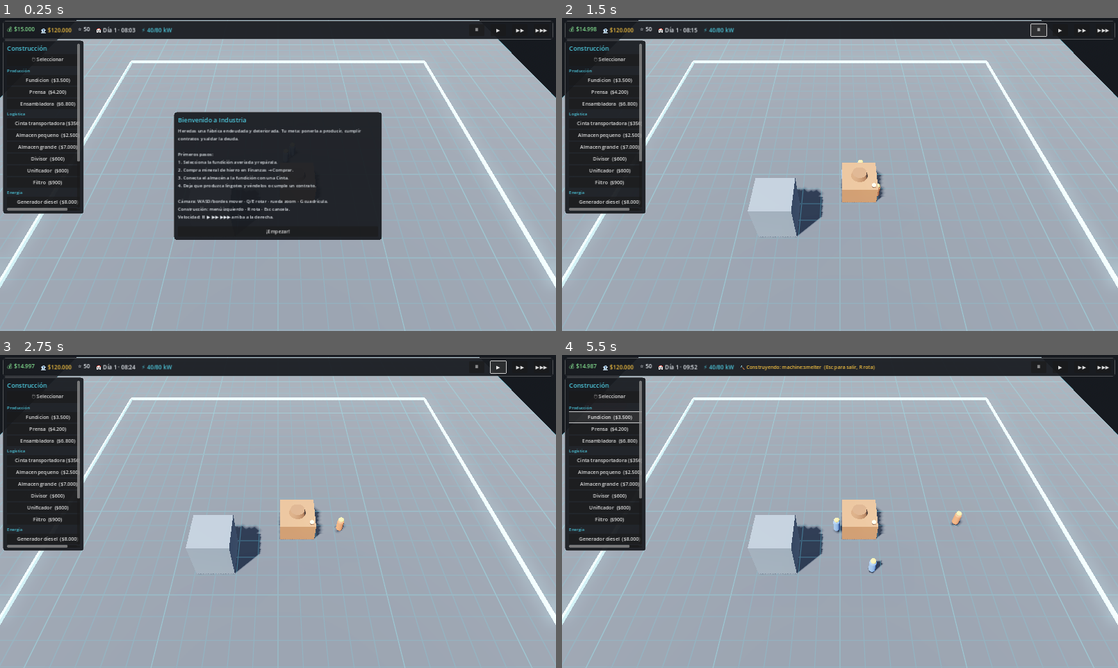
Above: before the commit, frames 1-4 (two rows, left to right).
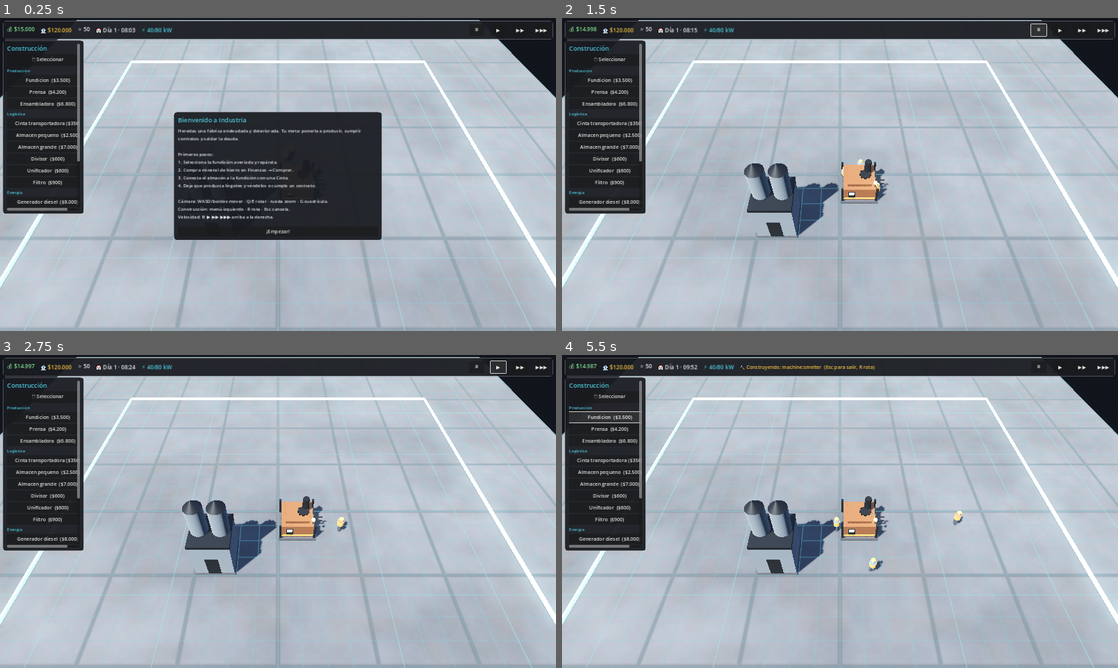
Above: after the commit, the same moments.

Repository: luckyvalentinaguirre-bot/Industria
Game: Godot game, scene res://scenes/main/main.tscn
Two runs of this game, one before a commit and one after it. Both use one fixed random seed, a clock stepped at 60 frames per second and the inputs below.
Inputs:
- Up to frame 1 (0.25 s): no input
- Up to frame 2 (1.5 s): click "¡Empezar!" at 0.5 s; click "⏸" at 1.25 s
- Up to frame 3 (2.75 s): click "▶" at 2 s
- Up to frame 4 (5.5 s): click "▶▶" at 2.75 s; click "▶▶▶" at 3.5 s; click "🖱 Seleccionar" at 4.25 s; click "Fundicion ($3.500)" at 5 s

The runs differ from the first frame. In frame 1, 27% of the frame differs, in the area x 0-100%, y 7-99%; in frame 2, 33%; in frame 3, 33%; in frame 4, 33%.

Commit message:
Mejora visual: modelos compuestos, materiales PBR, shaders y efectos
Pase de gráficos sobre los placeholders generados por código (spec §4, §25).

- Máquinas: modelo compuesto (chasis, carcasa metálica PBR, tuberías, válvula,
  panel con pantalla emisiva, franja de peligro, baliza) con detalle por tipo
  (chimenea+vapor en fundición, engranaje/pistón en manufactura, ventiladores
  en energía) y efectos de chispas/vapor en marcha.
- Edificios: siluetas distintas por categoría (almacén con silos, generador con
  chimeneas y ventiladores, taller con tejado, nodos de logística luminosos).
- Cintas: estructura con rieles y patas, y banda con textura desplazándose (shader).
- Trabajadores: cuerpo con piernas, chaleco de alta visibilidad y casco.
- Terreno: hormigón procedural por shader (manchas, juntas de losa, óxido).
- Entorno: sombras suaves, SSAO+SSIL, glow y ajuste de color.

Verificado: import limpio, escena principal sin errores y smoke test 26/26 PASS.

Co-Authored-By: Claude Opus 4.8 <noreply@anthropic.com>
Claude-Session: https://claude.ai/code/session_01ETPkQhicRLbwGdXtkPoigV

Diff:
--- a/scripts/buildings/building.gd
+++ b/scripts/buildings/building.gd
@@ -110,29 +110,20 @@
 	var color := _category_color()
 	var height := _category_height()
 
-	var body := MeshInstance3D.new()
-	var bm := BoxMesh.new()
-	bm.size = Vector3(w * 0.92, height, d * 0.92)
-	body.mesh = bm
-	body.position = Vector3(0, height * 0.5, 0)
-	var mat := StandardMaterial3D.new()
-	mat.albedo_color = color
-	mat.roughness = 0.75
-	mat.metallic = 0.25
-	body.material_override = mat
-	add_child(body)
-
-	# Detalle según tipo.
-	if category == "energy":
-		var stack := MeshInstance3D.new()
-		var cm := CylinderMesh.new()
-		cm.top_radius = 0.35
-		cm.bottom_radius = 0.45
-		cm.height = 2.5
-		stack.mesh = cm
-		stack.position = Vector3(w * 0.28, height + 1.25, d * 0.28)
-		stack.material_override = mat
-		add_child(stack)
+	var mat := _mat(color, 0.7, 0.3)
+	var mat_dark := _mat(Color(0.14, 0.15, 0.17), 0.5, 0.8)
+	var mat_concrete := _mat(Color(0.24, 0.24, 0.26), 0.95, 0.0)
+
+	# Losa base común.
+	_box(Vector3(w * 0.98, 0.25, d * 0.98), Vector3(0, 0.12, 0), mat_concrete)
+
+	match category:
+		"storage": _build_storage(w, d, height, mat, mat_dark)
+		"energy": _build_energy(w, d, height, mat, mat_dark)
+		"maintenance": _build_workshop(w, d, height, mat, mat_dark)
+		"logistics": _build_relay(w, d, mat, mat_dark)
+		_:
+			_box(Vector3(w * 0.9, height, d * 0.9), Vector3(0, height * 0.5, 0), mat)
 
 	# Colisión para selección (capa 2).
 	var pick := StaticBody3D.new()
@@ -148,6 +139,85 @@
 	pick.set_meta("building", self)
 	add_child(pick)
 
+# --- Siluetas por categoría -------------------------------------------------
+func _build_storage(w: float, d: float, height: float, mat: Material, mat_dark: Material) -> void:
+	# Nave con silos cilíndricos encima.
+	_box(Vector3(w * 0.92, height, d * 0.92), Vector3(0, height * 0.5, 0), mat)
+	# Franja superior oscura.
+	_box(Vector3(w * 0.94, 0.3, d * 0.94), Vector3(0, height, 0), mat_dark)
+	var r: float = min(w, d) * 0.2
+	for sx in [-1, 1]:
+		var silo := _cyl(r, r, height * 0.7, Vector3(sx * w * 0.24, height + height * 0.35, 0), mat)
+		# Tapa cónica.
+		_cyl(0.02, r, height * 0.18, Vector3(sx * w * 0.24, height + height * 0.7 + height * 0.09, 0), mat_dark)
+	# Puerta.
+	_box(Vector3(w * 0.3, height * 0.6, 0.1), Vector3(0, height * 0.3, d * 0.46 + 0.02), mat_dark)
+
+func _build_energy(w: float, d: float, height: float, mat: Material, mat_dark: Material) -> void:
+	_box(Vector3(w * 0.9, height, d * 0.9), Vector3(0, height * 0.5, 0), mat)
+	# Dos chimeneas de escape.
+	for sx in [-1, 1]:
+		_cyl(0.28, 0.36, height * 0.9, Vector3(sx * w * 0.28, height + height * 0.4, -d * 0.28), mat_dark)
+	# Ventiladores de refrigeración al frente.
+	for sx in [-1, 1]:
+		var ring := _cyl(0.5, 0.5, 0.12, Vector3(sx * w * 0.22, height * 0.55, d * 0.46), mat_dark)
+		ring.rotation_degrees = Vector3(90, 0, 0)
+	# Rejilla emisiva (indicador de energía).
+	var glow := _mat(Color(0.9, 0.8, 0.2), 0.4, 0.0)
+	glow.emission_enabled = true
+	glow.emission = Color(1.0, 0.85, 0.2)
+	glow.emission_energy_multiplier = 1.2
+	_box(Vector3(w * 0.5, 0.12, 0.06), Vector3(0, height * 0.2, d * 0.46 + 0.02), glow)
+
+func _build_workshop(w: float, d: float, height: float, mat: Material, mat_dark: Material) -> void:
+	_box(Vector3(w * 0.9, height, d * 0.9), Vector3(0, height * 0.5, 0), mat)
+	# Tejado a dos aguas (prisma girado).
+	var roof := _box(Vector3(w * 0.95, 0.5, d * 0.95), Vector3(0, height + 0.2, 0), mat_dark)
+	roof.rotation_degrees = Vector3(0, 0, 12)
+	# Puerta de garaje.
+	var doormat := _mat(Color(0.3, 0.32, 0.35), 0.6, 0.3)
+	_box(Vector3(w * 0.5, height * 0.7, 0.1), Vector3(0, height * 0.35, d * 0.46 + 0.02), doormat)
+
+func _build_relay(w: float, d: float, mat: Material, mat_dark: Material) -> void:
+	# Pequeño concentrador con "collar" luminoso indicando su función.
+	_box(Vector3(w * 0.7, 0.7, d * 0.7), Vector3(0, 0.5, 0), mat_dark)
+	var top := _mat(Color(0.35, 0.65, 0.8) if not is_filter else Color(0.7, 0.45, 0.75), 0.4, 0.2)
+	top.emission_enabled = true
+	top.emission = top.albedo_color
+	top.emission_energy_multiplier = 1.0
+	_box(Vector3(w * 0.85, 0.18, d * 0.85), Vector3(0, 0.95, 0), top)
+	_cyl(0.18, 0.18, 0.5, Vector3(0, 1.2, 0), mat_dark)
+
+# --- Helpers de malla -------------------------------------------------------
+func _mat(color: Color, rough: float, metal: float) -> StandardMaterial3D:
+	var m := StandardMaterial3D.new()
+	m.albedo_color = color
+	m.roughness = rough
+	m.metallic = metal
+	return m
+
+func _box(size: Vector3, pos: Vector3, mat: Material) -> MeshInstance3D:
+	var mi := MeshInstance3D.new()
+	var bm := BoxMesh.new()
+	bm.size = size
+	mi.mesh = bm
+	mi.position = pos
+	mi.material_override = mat
+	add_child(mi)
+	return mi
+
+func _cyl(top_r: float, bot_r: float, h: float, pos: Vector3, mat: Material) -> MeshInstance3D:
+	var mi := MeshInstance3D.new()
+	var cm := CylinderMesh.new()
+	cm.top_radius = top_r
+	cm.bottom_radius = bot_r
+	cm.height = h
+	mi.mesh = cm
+	mi.position = pos
+	mi.material_override = mat
+	add_child(mi)
+	return mi
+
 func _category_color() -> Color:
 	match category:
 		"energy": return Color(0.8, 0.7, 0.2)
--- a/scripts/logistics/conveyor.gd
+++ b/scripts/logistics/conveyor.gd
@@ -91,20 +91,74 @@
 	global_position = mid
 	var dir := (_to - _from)
 	dir.y = 0
+
+	# Estructura metálica de la cinta.
+	var frame_mat := StandardMaterial3D.new()
+	frame_mat.albedo_color = Color(0.22, 0.23, 0.25)
+	frame_mat.roughness = 0.5
+	frame_mat.metallic = 0.85
+	var frame := MeshInstance3D.new()
+	var fbm := BoxMesh.new()
+	fbm.size = Vector3(0.8, 0.16, _length)
+	frame.mesh = fbm
+	frame.material_override = frame_mat
+	add_child(frame)
+
+	# Superficie de banda con textura desplazándose (shader).
 	var belt := MeshInstance3D.new()
 	var bm := BoxMesh.new()
-	bm.size = Vector3(0.7, 0.18, _length)
+	bm.size = Vector3(0.66, 0.06, _length)
 	belt.mesh = bm
-	var mat := StandardMaterial3D.new()
-	mat.albedo_color = Color(0.16, 0.16, 0.18)
-	mat.roughness = 0.7
-	mat.metallic = 0.3
-	belt.material_override = mat
-	belt.position = Vector3.ZERO
+	belt.position = Vector3(0, 0.11, 0)
+	belt.material_override = _make_belt_material()
 	add_child(belt)
+
+	# Rieles laterales.
+	for sx in [-1, 1]:
+		var rail := MeshInstance3D.new()
+		var rbm := BoxMesh.new()
+		rbm.size = Vector3(0.07, 0.16, _length)
+		rail.mesh = rbm
+		rail.material_override = frame_mat
+		rail.position = Vector3(sx * 0.37, 0.14, 0)
+		add_child(rail)
+
+	# Patas de soporte a lo largo del trazado.
+	var legs := maxi(2, int(_length / 3.0))
+	for i in range(legs + 1):
+		var t := float(i) / float(legs)
+		var z := lerpf(-_length * 0.5, _length * 0.5, t)
+		var leg := MeshInstance3D.new()
+		var lbm := BoxMesh.new()
+		lbm.size = Vector3(0.12, BELT_HEIGHT, 0.12)
+		leg.mesh = lbm
+		leg.material_override = frame_mat
+		leg.position = Vector3(0, -BELT_HEIGHT * 0.5, z)
+		add_child(leg)
+
 	# Orienta la banda hacia el destino (su eje Z local queda alineado con el trazado).
 	if dir.length() > 0.01:
 		look_at(_to, Vector3.UP)
+
+func _make_belt_material() -> ShaderMaterial:
+	var shader := Shader.new()
+	shader.code = """
+shader_type spatial;
+render_mode cull_disabled;
+uniform float scroll_speed = 1.2;
+void fragment() {
+	float v = UV.y * 24.0 + TIME * scroll_speed;
+	float stripe = step(0.5, fract(v));
+	vec3 a = vec3(0.10, 0.10, 0.12);
+	vec3 b = vec3(0.17, 0.17, 0.20);
+	ALBEDO = mix(a, b, stripe);
+	ROUGHNESS = 0.8;
+	METALLIC = 0.1;
+}
+"""
+	var m := ShaderMaterial.new()
+	m.shader = shader
+	return m
 
 func _spawn_pkg(item_id: String) -> void:
 	var mesh := MeshInstance3D.new()
--- a/scripts/machines/machine.gd
+++ b/scripts/machines/machine.gd
@@ -250,85 +250,238 @@
 		output_buffer.from_dict(data["output"])
 	_update_visual_state()
 
-# --- Modelo 3D placeholder --------------------------------------------------
+# --- Modelo 3D --------------------------------------------------------------
+# Modelo compuesto generado por código (chasis, carcasa PBR, tuberías, panel,
+# detalle por tipo y efectos). Preparado para sustituirse por el asset final.
+var _sparks: GPUParticles3D
+
 func _build_visual() -> void:
 	var cell := GameState.CELL_SIZE
 	var w := grid_size.x * cell
 	var d := grid_size.y * cell
 	var color := _category_color()
 
-	# Base / carcasa.
-	var body := MeshInstance3D.new()
-	var body_mesh := BoxMesh.new()
-	body_mesh.size = Vector3(w * 0.9, 2.2, d * 0.9)
-	body.mesh = body_mesh
-	body.position = Vector3(0, 1.1, 0)
-	body.material_override = _pbr(color, 0.6, 0.35)
-	add_child(body)
-
-	# Detalle superior (rotor que gira al producir).
+	var mat_housing := _pbr(color, 0.42, 0.7)
+	var mat_dark := _pbr(Color(0.13, 0.14, 0.16), 0.5, 0.85)
+	var mat_concrete := _pbr(Color(0.24, 0.24, 0.26), 0.95, 0.0)
+
+	# Losa de cimentación.
+	_add_box(Vector3(w * 0.98, 0.3, d * 0.98), Vector3(0, 0.15, 0), mat_concrete)
+
+	# Postes del chasis en las 4 esquinas.
+	var hx := w * 0.44
+	var hz := d * 0.44
+	for sx in [-1, 1]:
+		for sz in [-1, 1]:
+			_add_box(Vector3(0.22, 2.1, 0.22), Vector3(sx * hx, 1.15, sz * hz), mat_dark)
+
+	# Carcasa principal (metálica) y remate biselado.
+	_add_box(Vector3(w * 0.82, 1.7, d * 0.82), Vector3(0, 1.15, 0), mat_housing)
+	_add_box(Vector3(w * 0.6, 0.35, d * 0.6), Vector3(0, 2.15, 0), mat_housing.duplicate())
+
+	# Franja de peligro (base frontal).
+	var mat_hazard := _pbr(Color(0.85, 0.7, 0.1), 0.5, 0.2)
+	mat_hazard.emission_enabled = true
+	mat_hazard.emission = Color(0.7, 0.55, 0.05)
+	mat_hazard.emission_energy_multiplier = 0.5
+	_add_box(Vector3(w * 0.82, 0.18, 0.06), Vector3(0, 0.55, d * 0.41 + 0.02), mat_hazard)
+
+	# Panel de control frontal con pantalla emisiva.
+	_add_box(Vector3(0.7, 0.9, 0.12), Vector3(-w * 0.2, 1.2, d * 0.41 + 0.03), mat_dark)
+	var mat_screen := _pbr(Color(0.15, 0.5, 0.65), 0.2, 0.0)
+	mat_screen.emission_enabled = true
+	mat_screen.emission = Color(0.2, 0.75, 0.95)
+	mat_screen.emission_energy_multiplier = 1.6
+	_add_box(Vector3(0.5, 0.4, 0.04), Vector3(-w * 0.2, 1.35, d * 0.41 + 0.1), mat_screen)
+
+	# Tuberías laterales.
+	for i in range(2):
+		_add_pipe(w * 0.5, Vector3(w * 0.41 + 0.02, 0.9 + i * 0.55, 0.0), Vector3(0, 0, 90), mat_dark)
+	_add_valve(Vector3(w * 0.41 + 0.15, 0.9, d * 0.25), color)
+
+	# Detalle superior según el tipo de máquina.
 	_rotor = Node3D.new()
-	_rotor.position = Vector3(0, 2.4, 0)
+	_rotor.position = Vector3(w * 0.15, 2.35, 0)
 	add_child(_rotor)
-	var top := MeshInstance3D.new()
-	var top_mesh := CylinderMesh.new()
-	top_mesh.top_radius = w * 0.18
-	top_mesh.bottom_radius = w * 0.22
-	top_mesh.height = 0.6
-	top.mesh = top_mesh
-	top.material_override = _pbr(color.darkened(0.2), 0.8, 0.2)
-	_rotor.add_child(top)
-
-	# Luz de estado.
+	match String(def.get("category", "")):
+		"processing":
+			# Chimenea con vent incandescente + humo.
+			_add_cylinder(0.32, 0.4, 1.6, Vector3(w * 0.22, 2.9, -d * 0.15), mat_dark)
+			var mat_glow := _pbr(Color(0.9, 0.35, 0.1), 0.4, 0.0)
+			mat_glow.emission_enabled = true
+			mat_glow.emission = Color(1.0, 0.4, 0.1)
+			mat_glow.emission_energy_multiplier = 2.5
+			_add_box(Vector3(w * 0.5, 0.12, d * 0.5), Vector3(0, 2.02, 0), mat_glow)
+			_add_gear(_rotor, 0.5, mat_dark)
+		"manufacturing":
+			# Engranaje/pistón que gira al producir.
+			_add_gear(_rotor, 0.55, mat_dark)
+			_add_cylinder(0.14, 0.14, 1.1, Vector3(-w * 0.28, 2.6, 0), mat_dark)
+		"power":
+			_add_fan(_rotor, 0.6, mat_dark)
+		_:
+			_add_gear(_rotor, 0.5, mat_dark)
+
+	# Baliza de estado sobre un pequeño mástil.
+	_add_cylinder(0.05, 0.05, 0.5, Vector3(hx * 0.85, 2.55, hz * 0.85), mat_dark)
 	_status_light = MeshInstance3D.new()
 	var lm := SphereMesh.new()
-	lm.radius = 0.22
-	lm.height = 0.44
+	lm.radius = 0.2
+	lm.height = 0.4
 	_status_light.mesh = lm
-	_status_light.position = Vector3(w * 0.35, 2.4, d * 0.35)
+	_status_light.position = Vector3(hx * 0.85, 2.9, hz * 0.85)
 	add_child(_status_light)
 
-	# Partículas de trabajo (vapor/humo tenue), apagadas por defecto.
-	_running_particles = _make_particles()
-	_running_particles.position = Vector3(-w * 0.3, 2.6, 0)
+	# Efectos: vapor y chispas (apagados salvo en marcha).
+	_running_particles = _make_steam()
+	_running_particles.position = Vector3(w * 0.22, 3.7, -d * 0.15) if String(def.get("category","")) == "processing" else Vector3(0, 2.5, 0)
 	add_child(_running_particles)
-
-	# Cuerpo de colisión para selección por ray (capa 2).
+	_sparks = _make_sparks(color)
+	_sparks.position = Vector3(0, 1.2, d * 0.42)
+	add_child(_sparks)
+
+	# Colisión para selección (capa 2).
 	var pick := StaticBody3D.new()
 	pick.collision_layer = 2
 	pick.collision_mask = 0
 	pick.input_ray_pickable = true
 	var cs := CollisionShape3D.new()
 	var box := BoxShape3D.new()
-	box.size = Vector3(w, 2.6, d)
+	box.size = Vector3(w, 2.8, d)
 	cs.shape = box
-	cs.position = Vector3(0, 1.3, 0)
+	cs.position = Vector3(0, 1.4, 0)
 	pick.add_child(cs)
 	pick.set_meta("machine", self)
 	add_child(pick)
 
 	_update_visual_state()
 
-func _make_particles() -> GPUParticles3D:
+# --- Helpers de construcción de malla ---------------------------------------
+func _add_box(size: Vector3, pos: Vector3, mat: Material) -> MeshInstance3D:
+	var mi := MeshInstance3D.new()
+	var bm := BoxMesh.new()
+	bm.size = size
+	mi.mesh = bm
+	mi.position = pos
+	mi.material_override = mat
+	add_child(mi)
+	return mi
+
+func _add_cylinder(top_r: float, bot_r: float, h: float, pos: Vector3, mat: Material) -> MeshInstance3D:
+	var mi := MeshInstance3D.new()
+	var cm := CylinderMesh.new()
+	cm.top_radius = top_r
+	cm.bottom_radius = bot_r
+	cm.height = h
+	mi.mesh = cm
+	mi.position = pos
+	mi.material_override = mat
+	add_child(mi)
+	return mi
+
+func _add_pipe(length: float, pos: Vector3, rot_deg: Vector3, mat: Material) -> void:
+	var mi := _add_cylinder(0.09, 0.09, length, pos, mat)
+	mi.rotation_degrees = rot_deg
+
+func _add_valve(pos: Vector3, color: Color) -> void:
+	var mat := _pbr(color.lightened(0.1), 0.4, 0.6)
+	var mi := MeshInstance3D.new()
+	var t := TorusMesh.new()
+	t.inner_radius = 0.12
+	t.outer_radius = 0.22
+	mi.mesh = t
+	mi.position = pos
+	mi.material_override = mat
+	add_child(mi)
+
+func _add_gear(parent: Node3D, radius: float, mat: Material) -> void:
+	var hub := MeshInstance3D.new()
+	var cm := CylinderMesh.new()
+	cm.top_radius = radius
+	cm.bottom_radius = radius
+	cm.height = 0.3
+	hub.mesh = cm
+	hub.material_override = mat
+	parent.add_child(hub)
+	for i in range(8):
+		var tooth := MeshInstance3D.new()
+		var bm := BoxMesh.new()
+		bm.size = Vector3(0.18, 0.3, 0.22)
+		tooth.mesh = bm
+		tooth.material_override = mat
+		var ang := TAU * i / 8.0
+		tooth.position = Vector3(cos(ang) * radius, 0, sin(ang) * radius)
+		tooth.rotation.y = -ang
+		parent.add_child(tooth)
+
+func _add_fan(parent: Node3D, radius: float, mat: Material) -> void:
+	var hub := MeshInstance3D.new()
+	var cm := CylinderMesh.new()
+	cm.top_radius = 0.12
+	cm.bottom_radius = 0.12
+	cm.height = 0.2
+	hub.mesh = cm
+	hub.material_override = mat
+	parent.add_child(hub)
+	for i in range(4):
+		var blade := MeshInstance3D.new()
+		var bm := BoxMesh.new()
+		bm.size = Vector3(radius, 0.05, 0.2)
+		blade.mesh = bm
+		blade.material_override = mat
+		var ang := TAU * i / 4.0
+		blade.position = Vector3(cos(ang) * radius * 0.5, 0, sin(ang) * radius * 0.5)
+		blade.rotation.y = -ang
+		parent.add_child(blade)
+
+func _make_steam() -> GPUParticles3D:
 	var p := GPUParticles3D.new()
-	p.amount = 12
-	p.lifetime = 1.6
+	p.amount = 14
+	p.lifetime = 2.0
 	p.emitting = false
 	var mat := ParticleProcessMaterial.new()
 	mat.direction = Vector3(0, 1, 0)
-	mat.spread = 12.0
-	mat.initial_velocity_min = 0.6
-	mat.initial_velocity_max = 1.2
-	mat.gravity = Vector3(0, 0.4, 0)
-	mat.scale_min = 0.4
-	mat.scale_max = 0.9
+	mat.spread = 14.0
+	mat.initial_velocity_min = 0.7
+	mat.initial_velocity_max = 1.3
+	mat.gravity = Vector3(0, 0.5, 0)
+	mat.scale_min = 0.5
+	mat.scale_max = 1.4
 	p.process_material = mat
 	var dot := SphereMesh.new()
-	dot.radius = 0.18
-	dot.height = 0.36
+	dot.radius = 0.2
+	dot.height = 0.4
 	var dm := StandardMaterial3D.new()
-	dm.albedo_color = Color(0.85, 0.85, 0.9, 0.35)
+	dm.albedo_color = Color(0.9, 0.9, 0.95, 0.28)
 	dm.transparency = BaseMaterial3D.TRANSPARENCY_ALPHA
+	dm.shading_mode = BaseMaterial3D.SHADING_MODE_UNSHADED
+	dm.billboard_mode = BaseMaterial3D.BILLBOARD_ENABLED
+	dot.material = dm
+	p.draw_pass_1 = dot
+	return p
+
+func _make_sparks(color: Color) -> GPUParticles3D:
+	var p := GPUParticles3D.new()
+	p.amount = 10
+	p.lifetime = 0.6
+	p.emitting = false
+	var mat := ParticleProcessMaterial.new()
+	mat.direction = Vector3(0, 1, 0.4)
+	mat.spread = 40.0
+	mat.initial_velocity_min = 1.5
+	mat.initial_velocity_max = 3.0
+	mat.gravity = Vector3(0, -6.0, 0)
+	mat.scale_min = 0.05
+	mat.scale_max = 0.12
+	p.process_material = mat
+	var dot := SphereMesh.new()
+	dot.radius = 0.06
+	dot.height = 0.12
+	var dm := StandardMaterial3D.new()
+	dm.albedo_color = Color(1.0, 0.8, 0.3)
+	dm.emission_enabled = true
+	dm.emission = Color(1.0, 0.7, 0.2)
+	dm.emission_energy_multiplier = 3.0
 	dm.shading_mode = BaseMaterial3D.SHADING_MODE_UNSHADED
 	dot.material = dm
 	p.draw_pass_1 = dot
@@ -340,10 +493,10 @@
 
 func _category_color() -> Color:
 	match String(def.get("category", "")):
-		"processing": return Color(0.75, 0.45, 0.25)
-		"manufacturing": return Color(0.35, 0.55, 0.75)
-		"power": return Color(0.8, 0.7, 0.25)
-		_: return Color(0.55, 0.57, 0.6)
+		"processing": return Color(0.72, 0.42, 0.24)
+		"manufacturing": return Color(0.34, 0.52, 0.72)
+		"power": return Color(0.78, 0.68, 0.22)
+		_: return Color(0.52, 0.55, 0.6)
 
 func _update_visual_state() -> void:
 	if not _status_light:
@@ -368,6 +521,10 @@
 	m.emission_energy_multiplier = 2.0
 	if _running_particles:
 		_running_particles.emitting = (state == State.RUNNING)
+	if _sparks:
+		# Chispas sólo en máquinas de manufactura/procesado en marcha.
+		var cat := String(def.get("category", ""))
+		_sparks.emitting = (state == State.RUNNING) and (cat == "manufacturing" or cat == "processing")
 
 func _pbr(color: Color, rough: float, metal: float) -> StandardMaterial3D:
 	var m := StandardMaterial3D.new()
--- a/scripts/workers/worker.gd
+++ b/scripts/workers/worker.gd
@@ -51,26 +51,72 @@
 	_has_target = true
 
 func _build_visual() -> void:
+	var mat := StandardMaterial3D.new()
+	mat.albedo_color = _specialty_color()
+	mat.roughness = 0.75
+
+	# Piernas.
+	var legmat := StandardMaterial3D.new()
+	legmat.albedo_color = Color(0.2, 0.22, 0.26)
+	legmat.roughness = 0.8
+	for sx in [-1, 1]:
+		var leg := MeshInstance3D.new()
+		var lc := CapsuleMesh.new()
+		lc.radius = 0.13
+		lc.height = 0.9
+		leg.mesh = lc
+		leg.position = Vector3(sx * 0.14, 0.45, 0)
+		leg.material_override = legmat
+		add_child(leg)
+
+	# Torso.
 	var body := MeshInstance3D.new()
 	var cap := CapsuleMesh.new()
-	cap.radius = 0.35
-	cap.height = 1.7
+	cap.radius = 0.32
+	cap.height = 1.0
 	body.mesh = cap
-	body.position = Vector3(0, 0.85, 0)
-	var mat := StandardMaterial3D.new()
-	mat.albedo_color = _specialty_color()
-	mat.roughness = 0.7
+	body.position = Vector3(0, 1.15, 0)
 	body.material_override = mat
 	add_child(body)
+
+	# Chaleco de alta visibilidad.
+	var vest := MeshInstance3D.new()
+	var vc := CylinderMesh.new()
+	vc.top_radius = 0.35
+	vc.bottom_radius = 0.35
+	vc.height = 0.5
+	vest.mesh = vc
+	vest.position = Vector3(0, 1.2, 0)
+	var vmat := StandardMaterial3D.new()
+	vmat.albedo_color = Color(0.95, 0.55, 0.1)
+	vmat.emission_enabled = true
+	vmat.emission = Color(0.9, 0.5, 0.1)
+	vmat.emission_energy_multiplier = 0.4
+	vest.material_override = vmat
+	add_child(vest)
+
+	# Cabeza.
+	var head := MeshInstance3D.new()
+	var hs := SphereMesh.new()
+	hs.radius = 0.2
+	hs.height = 0.4
+	head.mesh = hs
+	head.position = Vector3(0, 1.75, 0)
+	var skin := StandardMaterial3D.new()
+	skin.albedo_color = Color(0.8, 0.62, 0.5)
+	head.material_override = skin
+	add_child(head)
+
 	# Casco.
 	var helmet := MeshInstance3D.new()
 	var hm := SphereMesh.new()
-	hm.radius = 0.28
-	hm.height = 0.4
+	hm.radius = 0.24
+	hm.height = 0.28
 	helmet.mesh = hm
-	helmet.position = Vector3(0, 1.7, 0)
+	helmet.position = Vector3(0, 1.86, 0)
 	var hmat := StandardMaterial3D.new()
 	hmat.albedo_color = Color(0.95, 0.8, 0.2)
+	hmat.roughness = 0.4
 	helmet.material_override = hmat
 	add_child(helmet)
 
--- a/scripts/world/world_manager.gd
+++ b/scripts/world/world_manager.gd
@@ -106,31 +106,41 @@
 
 	# Realce visual optimizado para gama media.
 	env.ssao_enabled = true
-	env.ssao_radius = 1.5
-	env.ssao_intensity = 1.5
+	env.ssao_radius = 2.0
+	env.ssao_intensity = 2.2
+	env.ssao_detail = 1.0
+	env.ssil_enabled = true
+	env.ssil_intensity = 0.5
 	env.glow_enabled = true
-	env.glow_intensity = 0.4
-	env.glow_bloom = 0.05
+	env.glow_intensity = 0.5
+	env.glow_bloom = 0.08
+	env.glow_hdr_threshold = 1.0
 	env.tonemap_mode = Environment.TONE_MAPPER_ACES
 	env.tonemap_white = 6.0
+	env.adjustment_enabled = true
+	env.adjustment_brightness = 1.02
+	env.adjustment_contrast = 1.06
+	env.adjustment_saturation = 1.08
 
 	_environment.environment = env
 
 # --- Iluminación ------------------------------------------------------------
 
 func _setup_lighting() -> void:
-	# Sol principal con sombras.
+	# Sol principal con sombras suaves y contacto.
 	_sun.rotation_degrees = Vector3(-52, -46, 0)
-	_sun.light_energy = 1.35
-	_sun.light_color = Color(1.0, 0.96, 0.88)
+	_sun.light_energy = 1.5
+	_sun.light_color = Color(1.0, 0.95, 0.85)
 	_sun.shadow_enabled = true
 	_sun.directional_shadow_mode = DirectionalLight3D.SHADOW_PARALLEL_4_SPLITS
-	_sun.directional_shadow_max_distance = 160.0
+	_sun.directional_shadow_max_distance = 180.0
+	_sun.shadow_blur = 1.2
+	_sun.light_bake_mode = Light3D.BAKE_DISABLED
 
 	# Luz de relleno fría, sin sombras, para suavizar contrastes.
 	_fill_light.rotation_degrees = Vector3(-35, 140, 0)
-	_fill_light.light_energy = 0.35
-	_fill_light.light_color = Color(0.7, 0.78, 0.95)
+	_fill_light.light_energy = 0.4
+	_fill_light.light_color = Color(0.68, 0.76, 0.95)
 	_fill_light.shadow_enabled = false
 
 # --- Terreno ----------------------------------------------------------------
@@ -159,13 +169,54 @@
 	body.add_child(col)
 	_ground.add_child(body)
 
-func _make_ground_material() -> StandardMaterial3D:
-	# Placeholder PBR de hormigón industrial. Se sustituirá por textura real.
-	var mat := StandardMaterial3D.new()
-	mat.albedo_color = Color(0.30, 0.31, 0.33)
-	mat.roughness = 0.92
-	mat.metallic = 0.0
-	mat.metallic_specular = 0.15
-	# UV escalado para insinuar losas de la nave.
-	mat.uv1_scale = Vector3(GameState.grid_size.x * 0.5, GameState.grid_size.y * 0.5, 1.0)
+func _make_ground_material() -> ShaderMaterial:
+	# Hormigón industrial procedural: manchas, juntas de losa y desgaste.
+	# Placeholder de alta calidad, sustituible por textura PBR real.
+	var shader := Shader.new()
+	shader.code = """
+shader_type spatial;
+
+uniform float slab = 8.0;      // metros por losa
+uniform vec3 base_color : source_color = vec3(0.30, 0.31, 0.33);
+
+float hash(vec2 p) {
+	return fract(sin(dot(p, vec2(127.1, 311.7))) * 43758.5453);
+}
+float noise(vec2 p) {
+	vec2 i = floor(p);
+	vec2 f = fract(p);
+	f = f * f * (3.0 - 2.0 * f);
+	float a = hash(i);
+	float b = hash(i + vec2(1.0, 0.0));
+	float c = hash(i + vec2(0.0, 1.0));
+	float d = hash(i + vec2(1.0, 1.0));
+	return mix(mix(a, b, f.x), mix(c, d, f.x), f.y);
+}
+
+varying vec3 world_pos;
+void vertex() {
+	world_pos = (MODEL_MATRIX * vec4(VERTEX, 1.0)).xyz;
+}
+
+void fragment() {
+	vec2 wp = world_pos.xz;
+	// Manchas de hormigón (varias frecuencias).
+	float n = noise(wp * 0.15) * 0.6 + noise(wp * 0.6) * 0.3 + noise(wp * 2.5) * 0.1;
+	vec3 col = base_color * (0.82 + n * 0.4);
+	// Juntas oscuras entre losas.
+	vec2 g = abs(fract(wp / slab) - 0.5);
+	float joint = smoothstep(0.46, 0.5, max(g.x, g.y));
+	col = mix(col, base_color * 0.55, joint * 0.7);
+	// Óxido/suciedad tenue.
+	float rust = smoothstep(0.6, 0.9, noise(wp * 0.4 + 10.0));
+	col = mix(col, vec3(0.32, 0.24, 0.19), rust * 0.15);
+	ALBEDO = col;
+	ROUGHNESS = 0.9 - n * 0.15;
+	METALLIC = 0.0;
+}
+"""
+	var mat := ShaderMaterial.new()
+	mat.shader = shader
+	mat.set_shader_parameter("slab", 8.0)
+	mat.set_shader_parameter("base_color", Color(0.30, 0.31, 0.33))
 	return mat
Not shown, changed: README.md
